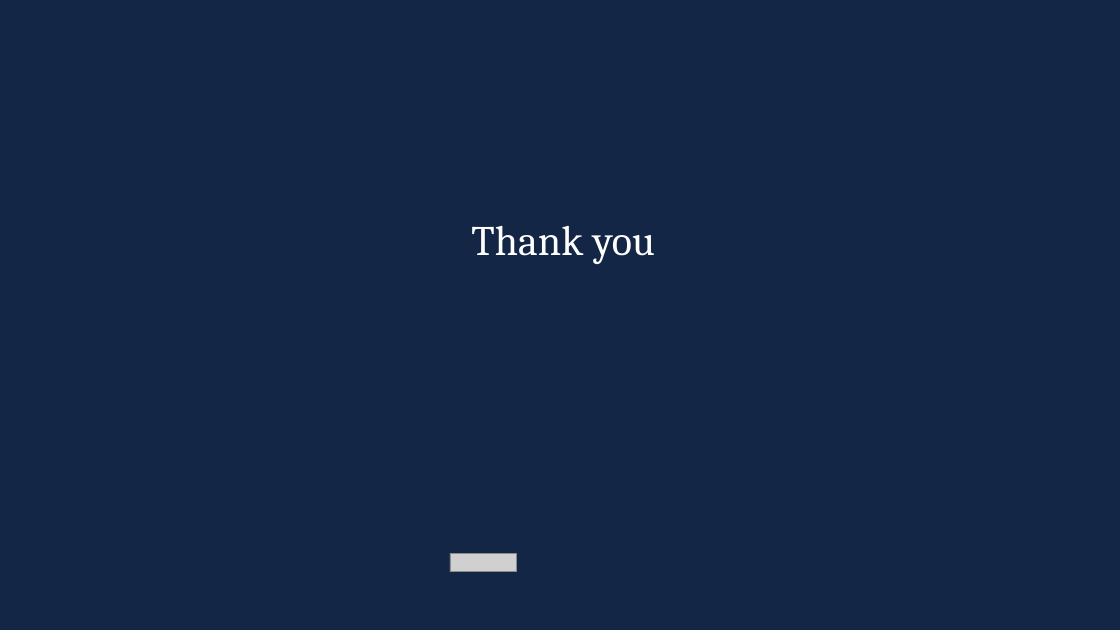
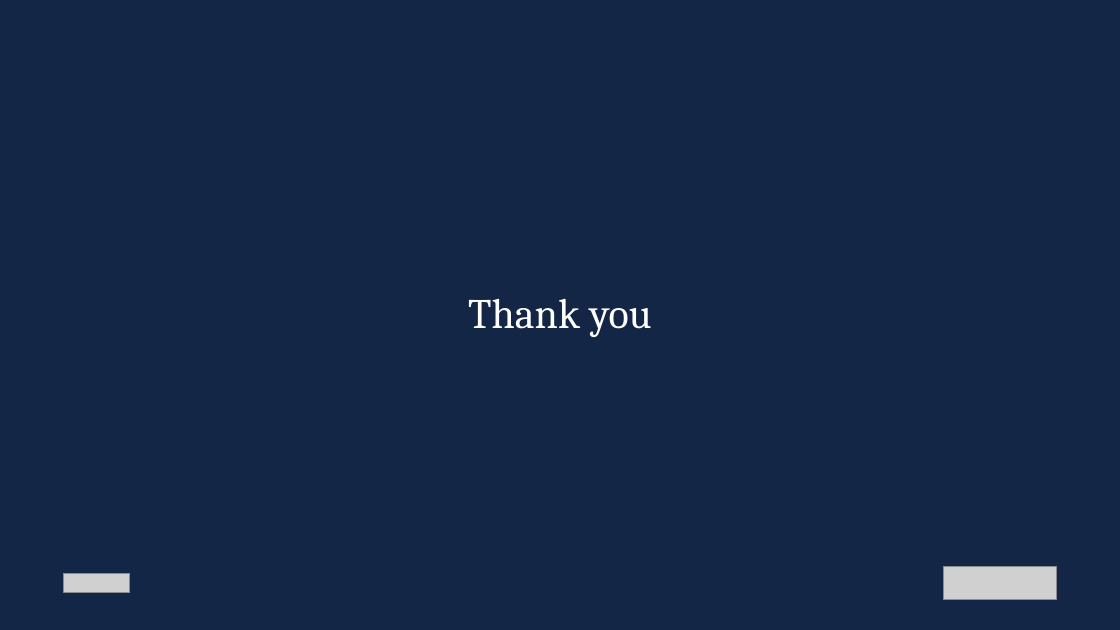
Before and after one commit to ketchbrookanalytics/orca-app-presentation, a slide deck: slide 26 of ORCA__AI-powered_survey_coding.pptx. Drawn at 1120x630 pixels with LibreOffice and Linux fonts; fonts in the diff are those of the drawing; grey boxes stand for pictures. Boxes give left, top, right and bottom in pixels: in the first picture for what was removed or moved away, otherwise in the second. Text is boxed around its words. In the diff, an @@ line names an element or a change of style, - is before the commit and + after.

Commit message:
A few minor changes to slide formatting

```diff
--- a/ORCA__AI-powered_survey_coding.pptx
+++ b/ORCA__AI-powered_survey_coding.pptx
@@ text "Thank you": place and size @@
-text "Thank you" at <box>471,225,655,264</box>
+text "Thank you" at <box>468,299,651,337</box>
@@ text "Thank you" at <box>468,299,651,337</box>: alignment left to centre @@
@@ picture added at <box>944,566,1057,599</box> @@
@@ picture: place and size @@
-picture at <box>450,553,516,572</box>
+picture at <box>64,573,130,592</box>
```
Also in this commit, not shown: 5 other slides changed.
